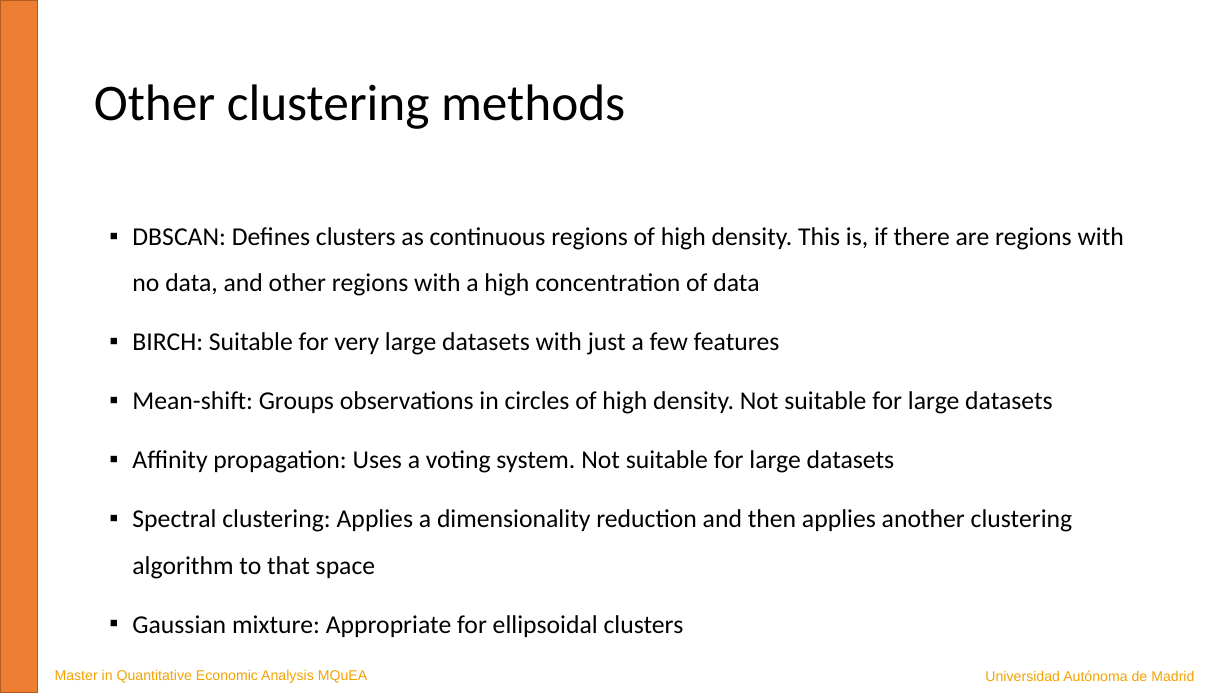
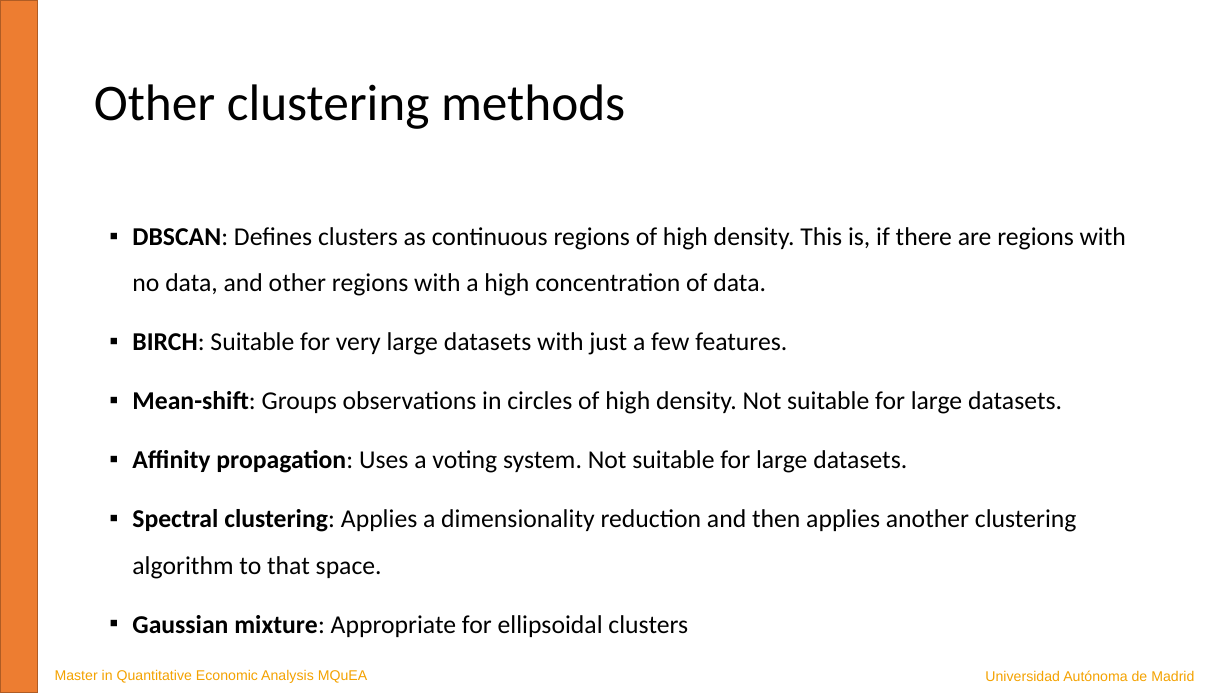
Before and after one commit to JavierBas/IMLEF-MQuEA, a slide deck: slide 17 of Course content/Slides/Topic 8 - Clustering.pptx. Drawn at 1232x693 pixels with LibreOffice and Linux fonts; fonts in the diff are those of the drawing. Boxes give left, top, right and bottom in pixels: in the first picture for what was removed or moved away, otherwise in the second. Text is boxed around its words. In the diff, an @@ line names an element or a change of style, - is before the commit and + after.

```diff
--- a/Course content/Slides/Topic 8 - Clustering.pptx
+++ b/Course content/Slides/Topic 8 - Clustering.pptx
@@ text at box(132, 227, 1126, 579): text changed @@
-▪ DBSCAN: Defines clusters as continuous regions of high density. This is, if there are regions with no data, and other regions with a high concentration of data
-▪ BIRCH: Suitable for very large datasets with just a few features
-▪ Mean-shift: Groups observations in circles of high density. Not suitable for large datasets
-▪ Affinity propagation: Uses a voting system. Not suitable for large datasets
-▪ Spectral clustering: Applies a dimensionality reduction and then applies another clustering algorithm to that space
+▪ DBSCAN: Defines clusters as continuous regions of high density. This is, if there are regions with no data, and other regions with a high concentration of data.
+▪ BIRCH: Suitable for very large datasets with just a few features.
+▪ Mean-shift: Groups observations in circles of high density. Not suitable for large datasets.
+▪ Affinity propagation: Uses a voting system. Not suitable for large datasets.
+▪ Spectral clustering: Applies a dimensionality reduction and then applies another clustering algorithm to that space.
@@ text at box(132, 615, 688, 637): bold on in "Gaussian mixture:" @@
```
Also in this commit, not shown: 8 other slides changed, 1 other file.
